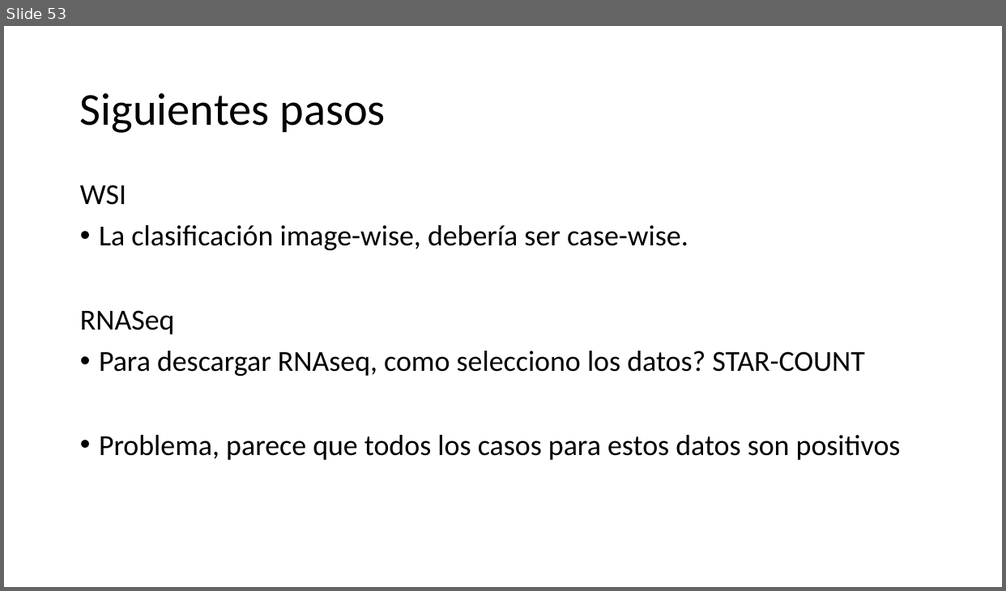
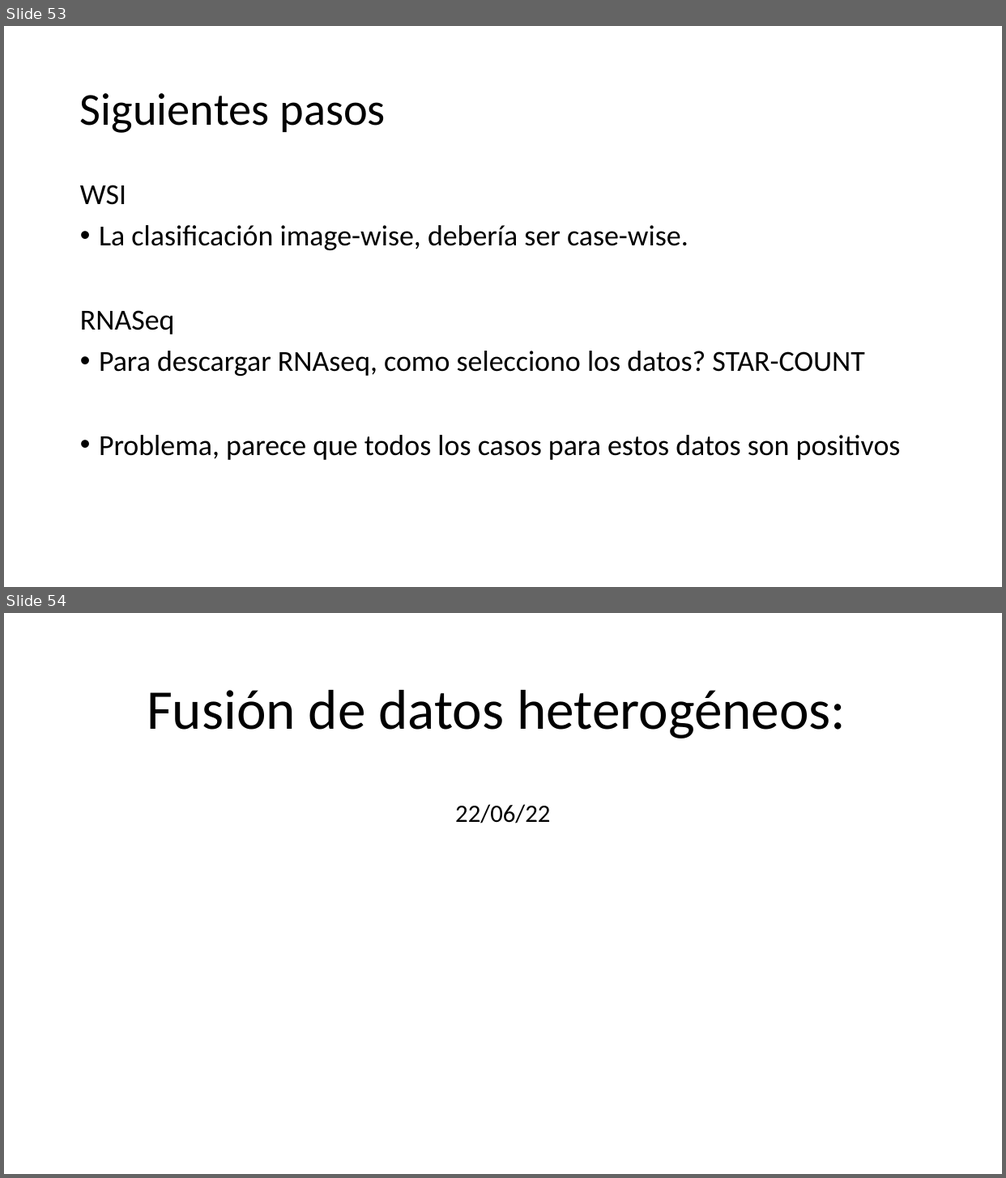
Before and after one commit to alejandroborj/heterogeneous-data, a slide deck: PAAD_Presentation.pptx. Shown one above the other, each under a label of ours: slide 53 before the commit, slides 53 and 54 after it. The pictures are 1006x591 and 1006x1178 pixels, drawn with LibreOffice and Linux fonts; fonts in the diff are those of the drawing. Boxes give left, top, right and bottom in pixels: in the first picture for what was removed or moved away, otherwise in the second. Text is boxed around its words. In the diff, an @@ line names an element or a change of style, - is before the commit and + after.

```diff
--- a/PAAD_Presentation.pptx
+++ b/PAAD_Presentation.pptx
@@ slide 54 added at [4, 613, 1002, 1174], background #FFFFFF @@
@@ title added at [147, 690, 846, 739], 54 pt, text #000000 @@
+Fusión de datos heterogéneos:
@@ subtitle added at [455, 804, 550, 824], 24 pt, text #000000 @@
+22/06/22
```
Also in this commit, not shown: 3 other slides added, 1 slide removed, 57 other files.
